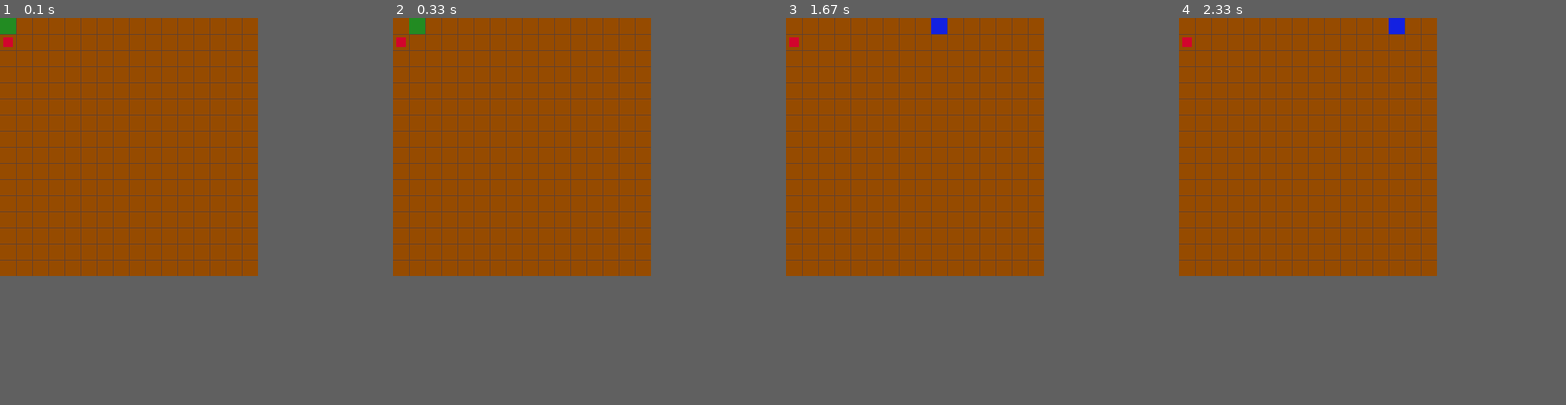
Above: before the commit, frames 1-4 (left to right).
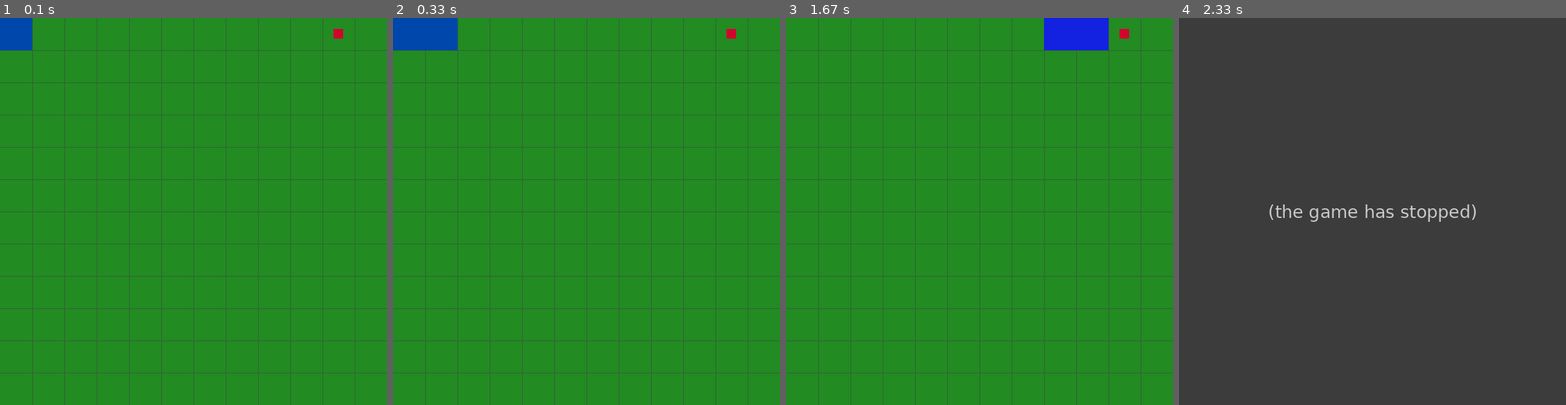
Above: after the commit, the same moments.

Repository: lk4017/Kaca_pygame
Game: pygame game, started from Snake_pygame.py
Two runs of this game, one before a commit and one after it. Both use one fixed random seed, a clock stepped at 60 frames per second and the inputs below.
Inputs:
- Up to frame 1 (0.1 s): no input
- Up to frame 2 (0.33 s): no input
- Up to frame 3 (1.67 s): tap Space at 0.33, 0.67 s
- Up to frame 4 (2.33 s): no input
The window is 400x400 before the commit and 600x600 after it. Grey fills any space a smaller window leaves; there, only what the larger window draws over its background counts as a difference.

The runs differ from the first frame. In frame 1, 47% of the frame differs, in the area x 0-100%, y 0-100%; in frame 2, 47%; in frame 3, 48%; in frame 4, 45%.
After the commit the program exited at 2 s; later frames show no game.

Commit message:
Manjsi popravki

Diff:
--- a/Snake_pygame.py
+++ b/Snake_pygame.py
@@ -3,8 +3,8 @@
 pygame.init()
 
 #Osnovne nastavitve
-window_height = 400
-window_width = 400
+window_height = 600
+window_width = 600
 
 canvas = pygame.display.set_mode((window_width, window_height))
 
@@ -14,7 +14,7 @@
 #Barve
 barve = [(0, 0, 0),
          #Crna,
-         (0, 128, 0),
+         (53, 94, 59),
          #Zelena,
          (210, 4, 45),
          #Rdeca,
@@ -23,12 +23,16 @@
          (92, 64, 51),
          #Temno rjava,
          (34, 139, 34),
-         #Temno zelena
+         #Temno zelena,
+         (105,105,105),
+         #Siva,
+         (32,32,32)
+         #Temno siva
          ]
 
 #Spremenljivke
-block_size = 25
-barva_kace = (34, 139, 34)
+block_size = 50
+barva_kace = (0, 71, 171)
 clock = pygame.time.Clock()
 FPS = 30
 odziv = 150
@@ -42,9 +46,9 @@
 #Mreza ekrana
 def draw_grid(block_size):
     for x in range(block_size, window_width, block_size):
-        pygame.draw.line(canvas, barve[4], (x, 0), (x, window_height))
+        pygame.draw.line(canvas, barve[1], (x, 0), (x, window_height))
     for y in range(block_size, window_height, block_size):
-        pygame.draw.line(canvas, barve[4], (0, y), (window_width, y))
+        pygame.draw.line(canvas, barve[1], (0, y), (window_width, y))
 
 #Risanje kace
 class Kaca:
@@ -89,7 +93,7 @@
 
 #Glavna zanka
 while not exit:
-    canvas.fill(barve[3])
+    canvas.fill(barve[5])
     draw_grid(block_size)
     jabolko = pygame.Rect(jabolko_pos[0] * block_size + odmik, jabolko_pos[1] * block_size + odmik, velikost_jabolka, velikost_jabolka)
     pygame.draw.rect(canvas, barve[2], jabolko)
@@ -110,8 +114,13 @@
 
     if kaca.body[0] == jabolko_pos:
         kaca.grow = True
-        jabolko_pos = (random.randint(0, window_width // block_size -1 ),
+
+        while True:
+            nova_pos = (random.randint(0, window_width // block_size -1 ),
                        random.randint(0, window_height // block_size -1))
+            if nova_pos not in kaca.body:
+                jabolko_pos = nova_pos
+                break
 
     for event in pygame.event.get():
         if event.type == pygame.QUIT:
